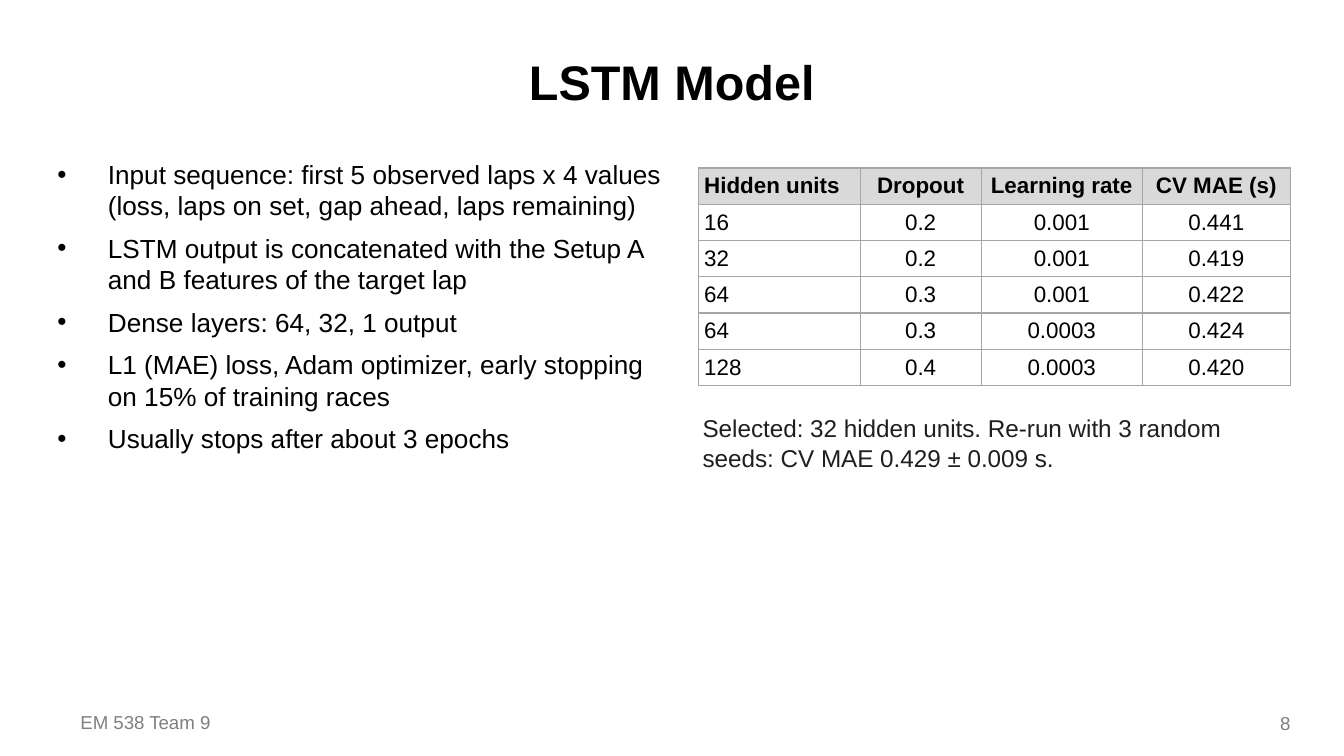
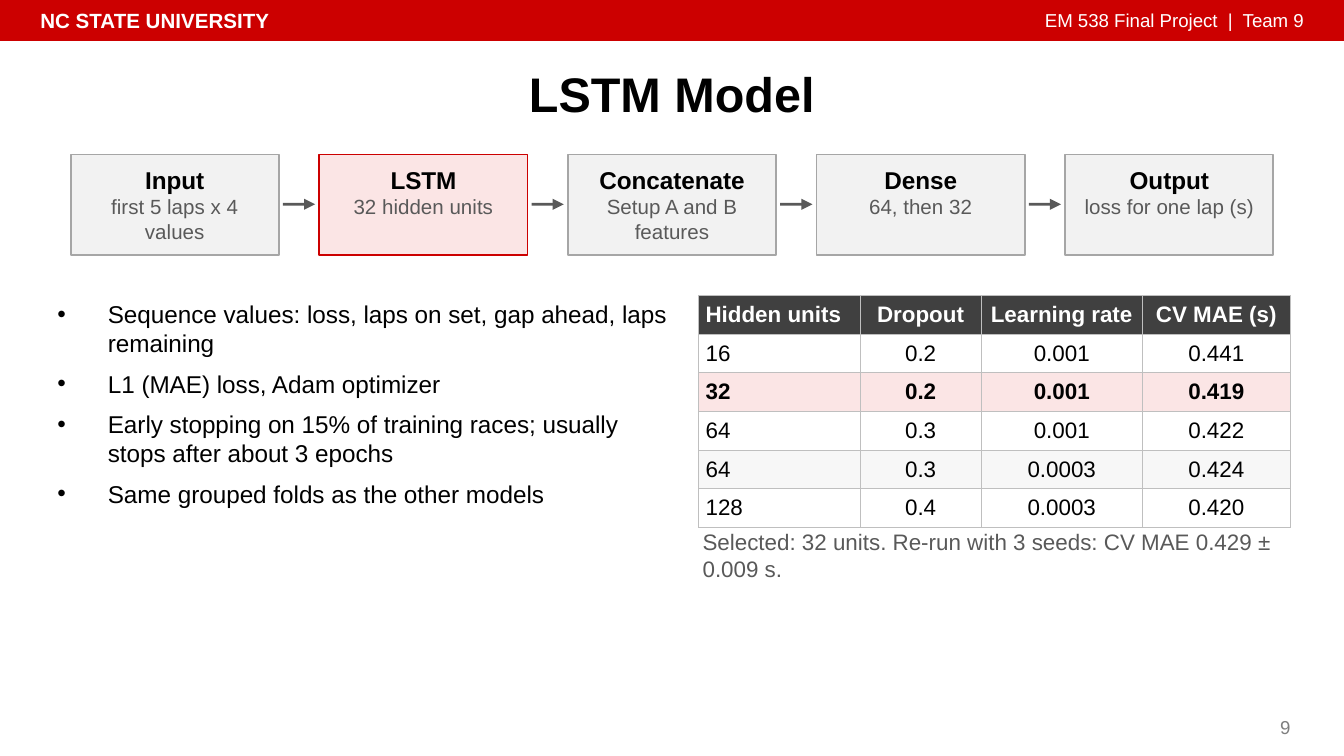
Before and after one commit to isaiahnick/f1-tire-degradation, a slide deck: slide 9 of reports/presentation/PitWall_Final_Presentation.pptx (slide 8 before the commit). Drawn at 1344x756 pixels with LibreOffice and Linux fonts; fonts in the diff are those of the drawing. Boxes give left, top, right and bottom in pixels: in the first picture for what was removed or moved away, otherwise in the second. Text is boxed around its words. In the diff, an @@ line names an element or a change of style, - is before the commit and + after.

```diff
--- a/reports/presentation/PitWall_Final_Presentation.pptx
+++ b/reports/presentation/PitWall_Final_Presentation.pptx
@@ rectangle added at (0, 0, 1344, 40), fill #CC0000, outline #CC0000 1 pt @@
@@ text added at (40, 13, 269, 29), 11 pt, text #FFFFFF, bold @@
+NC STATE UNIVERSITY
@@ text at (1045, 13, 1303, 31): text changed; text colour #7F7F7F to #FFFFFF @@
-EM 538 Team 9
+EM 538 Final Project | Team 9
@@ title "LSTM Model": place and size @@
-title "LSTM Model" at (529, 65, 814, 101)
+title "LSTM Model" at (529, 77, 814, 113)
@@ rectangle added at (71, 155, 280, 255), fill #F2F2F2, outline #A6A6A6 1 pt @@
@@ text added at (111, 172, 238, 239), 11 pt, text #595959 @@
+Input
+first 5 laps x 4 values
@@ rectangle added at (320, 155, 528, 255), fill #FBE5E5, outline #CC0000 1 pt @@
@@ text added at (354, 172, 493, 214), 11 pt, text #595959 @@
+LSTM
+32 hidden units
@@ rectangle added at (567, 155, 775, 255), fill #F2F2F2, outline #A6A6A6 1 pt @@
@@ text added at (599, 172, 744, 239), 11 pt, text #595959 @@
+Concatenate
+Setup A and B features
@@ rectangle added at (817, 155, 1025, 255), fill #F2F2F2, outline #A6A6A6 1 pt @@
@@ text added at (869, 172, 972, 217), 11 pt, text #595959 @@
+Dense
+64, then 32
@@ rectangle added at (1064, 155, 1273, 255), fill #F2F2F2, outline #A6A6A6 1 pt @@
@@ text added at (1085, 172, 1254, 219), 11 pt, text #595959 @@
+Output
+loss for one lap (s)
@@ arrow added from (282, 204) to (316, 204), #595959 1.5 pt @@
@@ arrow added from (532, 204) to (564, 204), #595959 1.5 pt @@
@@ arrow added from (780, 204) to (812, 204), #595959 1.5 pt @@
@@ arrow added from (1030, 204) to (1060, 204), #595959 1.5 pt @@
@@ table at (699, 296, 1290, 520) @@
@@ fill #D9D9D9 to #404040 in row 1 @@
@@ fill #FFFFFF to #FBE5E5 in row 3 @@
@@ fill #FFFFFF to #F7F7F7 in row 5 @@
@@ text colour #000000 to #FFFFFF in "Hidden units", "Dropout", "Learning rate", "CV MAE (s)" @@
@@ bold on in "32", "0.2", "0.001", "0.419" @@
@@ borders changed @@
@@ table: place and size @@
-table at (699, 168, 1290, 380)
+table at (699, 296, 1290, 520)
@@ text at (108, 305, 666, 508): text changed; size 14 to 13 pt @@
-• Input sequence: first 5 observed laps x 4 values (loss, laps on set, gap ahead, laps remaining)
-• LSTM output is concatenated with the Setup A and B features of the target lap
-• Dense layers: 64, 32, 1 output
-• L1 (MAE) loss, Adam optimizer, early stopping on 15% of training races
-• Usually stops after about 3 epochs
+• Sequence values: loss, laps on set, gap ahead, laps remaining
+• L1 (MAE) loss, Adam optimizer
+• Early stopping on 15% of training races; usually stops after about 3 epochs
+• Same grouped folds as the other models
@@ text at (703, 534, 1252, 577): text changed; size 13 to 12 pt; text colour #1F1F1F to #595959 @@
-Selected: 32 hidden units. Re-run with 3 random seeds: CV MAE 0.429 ± 0.009 s.
+Selected: 32 units. Re-run with 3 seeds: CV MAE 0.429 ± 0.009 s.
@@ page number removed at (1280, 717, 1290, 730) @@
-8
@@ page number added at (1280, 721, 1290, 734), 10 pt, text #7F7F7F @@
+9
```
Also in this commit, not shown: 17 other slides changed, 1 slide added, 9 other files.
